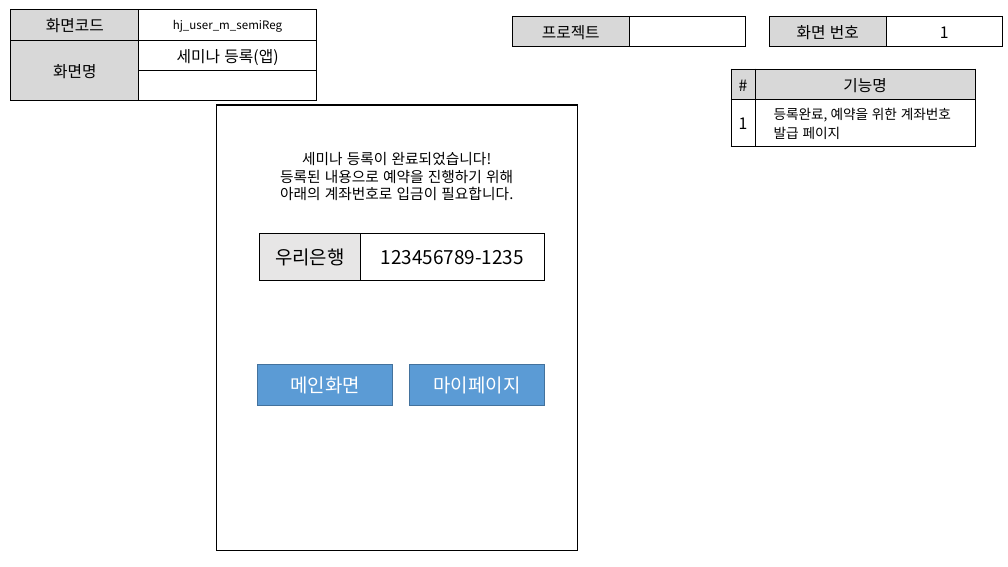
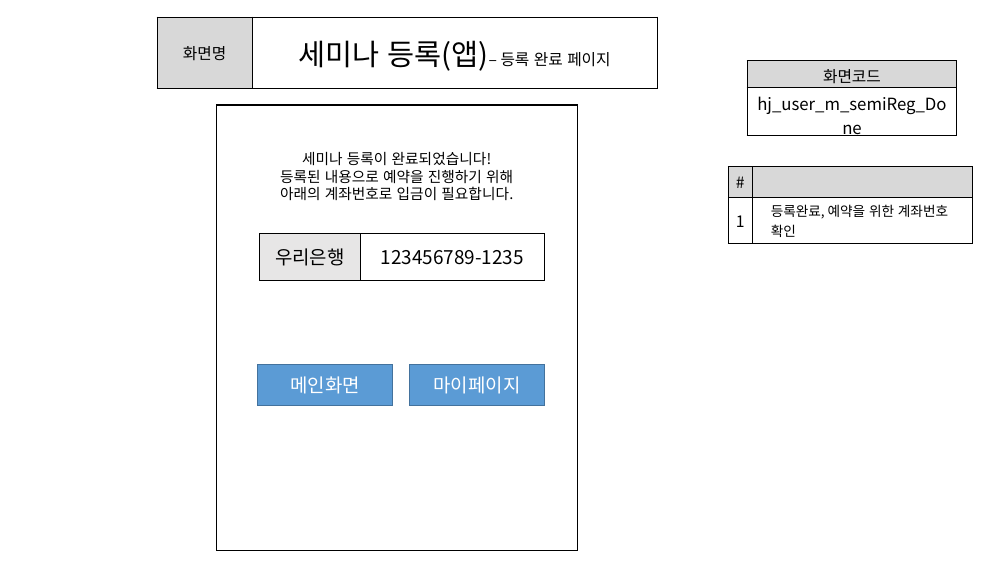
Before and after one commit to ezenteam2/e-Zone, a slide deck: slide 10 of 0 발표용 파워포인트/project05 - 파워포인트 종합 - 형준.pptx. Drawn at 1008x567 pixels with LibreOffice and Linux fonts; fonts in the diff are those of the drawing. Boxes give left, top, right and bottom in pixels: in the first picture for what was removed or moved away, otherwise in the second. Text is boxed around its words. In the diff, an @@ line names an element or a change of style, - is before the commit and + after.

```diff
--- a/0 발표용 파워포인트/project05 - 파워포인트 종합 - 형준.pptx
+++ b/0 발표용 파워포인트/project05 - 파워포인트 종합 - 형준.pptx
@@ table at (157, 17, 657, 88) @@
-row 1: 화면코드 | hj_user_m_semiReg
-row 2: 화면명 | 세미나 등록(앱)
-row 3:  | 
+row 1: 화면명 | 세미나 등록(앱)– 등록 완료 페이지
@@ table: place and size @@
-table at (11, 10, 316, 89)
+table at (157, 17, 657, 88)
@@ table removed at (513, 17, 746, 43), 1 rows, 2 columns @@
-프로젝트 | 
@@ table removed at (770, 17, 1003, 44), 1 rows, 2 columns @@
-화면 번호 | 1
@@ table added at (747, 61, 957, 119), 2 rows, 1 columns @@
+화면코드
+hj_user_m_semiReg_Done
@@ table at (728, 166, 972, 241) @@
-row 1, column 2: 기능명
+row 1, column 2: 
-row 2, column 2: 등록완료, 예약을 위한 계좌번호 발급 페이지
+row 2, column 2: 등록완료, 예약을 위한 계좌번호 확인
@@ table: place and size @@
-table at (731, 70, 975, 143)
+table at (728, 166, 972, 241)
```
Also in this commit, not shown: 30 other slides changed, 1 slide removed.
